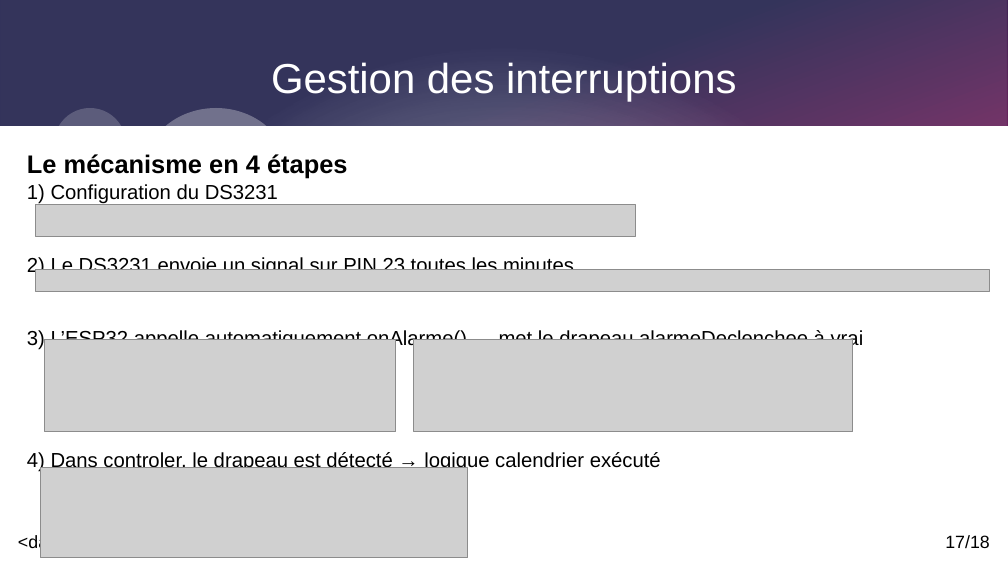
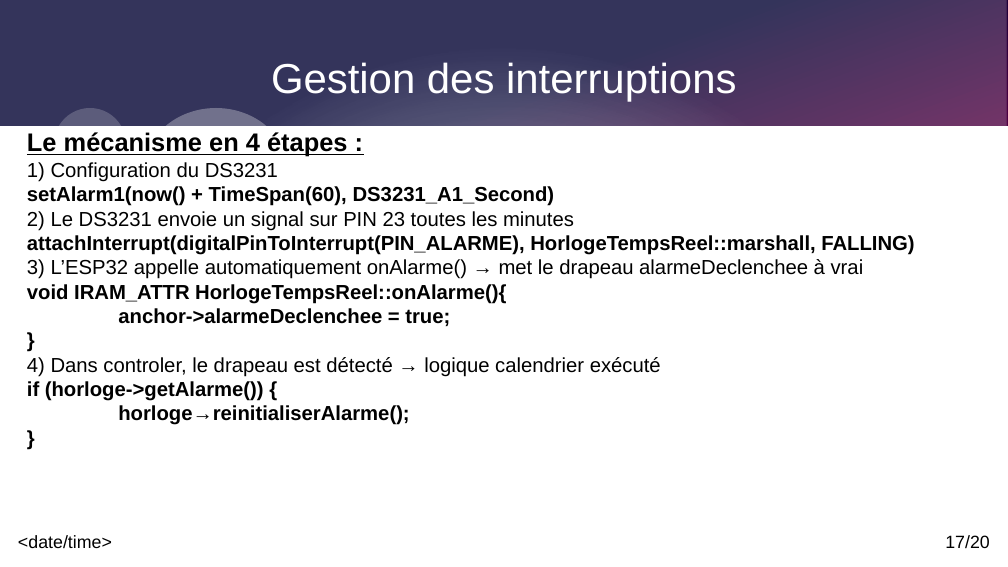
Before and after one commit to Corentinh2/PROJET_GESTIONNAIRE_DE_CHARGE, a slide deck: slide 17 of Projet_GestionnaireDeCharge/revue3.odp. Drawn at 1008x567 pixels with LibreOffice and Linux fonts; fonts in the diff are those of the drawing; grey boxes stand for pictures. Boxes give left, top, right and bottom in pixels: in the first picture for what was removed or moved away, otherwise in the second. Text is boxed around its words. In the diff, an @@ line names an element or a change of style, - is before the commit and + after.

Commit message:
modification valeur TEMPMAX(60°C) + suppression marshall() / attribu anchor pour passage deonAlarme() et alarmeDeclenchee en static

```diff
--- a/Projet_GestionnaireDeCharge/revue3.odp
+++ b/Projet_GestionnaireDeCharge/revue3.odp
@@ text "Le mécanisme en 4 étapes ...": place and size @@
-text "Le mécanisme en 4 étapes ..." at bbox=[27, 154, 864, 472]
+text "Le mécanisme en 4 étapes ..." at bbox=[27, 132, 914, 425]
@@ text at bbox=[27, 132, 348, 157]: text changed @@
-Le mécanisme en 4 étapes
+Le mécanisme en 4 étapes :
@@ text at bbox=[27, 186, 555, 206]: paragraph added @@
+setAlarm1(now() + TimeSpan(60), DS3231_A1_Second)
@@ picture removed at bbox=[36, 205, 635, 237] @@
@@ text at bbox=[27, 235, 914, 255]: paragraph added @@
+attachInterrupt(digitalPinToInterrupt(PIN_ALARME), HorlogeTempsReel::marshall, FALLING)
@@ text at bbox=[27, 284, 506, 326]: paragraphs added @@
+void IRAM_ATTR HorlogeTempsReel::onAlarme(){
+anchor->alarmeDeclenchee = true;
+}
@@ picture removed at bbox=[36, 270, 990, 292] @@
@@ picture removed at bbox=[45, 340, 396, 433] @@
@@ picture removed at bbox=[414, 340, 853, 433] @@
@@ text at bbox=[27, 381, 409, 425]: paragraph added @@
+if (horloge->getAlarme()) {
+horloge→reinitialiserAlarme();
+}
@@ picture removed at bbox=[40, 468, 468, 558] @@
@@ page number at bbox=[945, 535, 989, 549]: text changed @@
-17/18
+17/20
```
Also in this commit, not shown: 9 other slides changed, 2 slides added, 26 other files.
